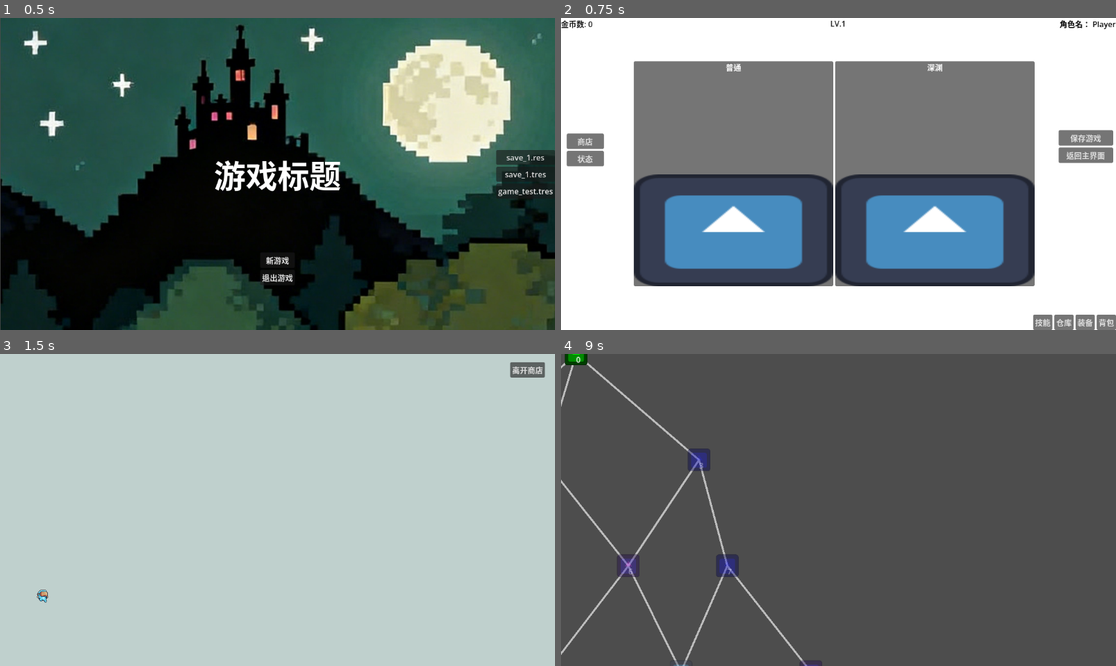
Above: before the commit, frames 1-4 (two rows, left to right).
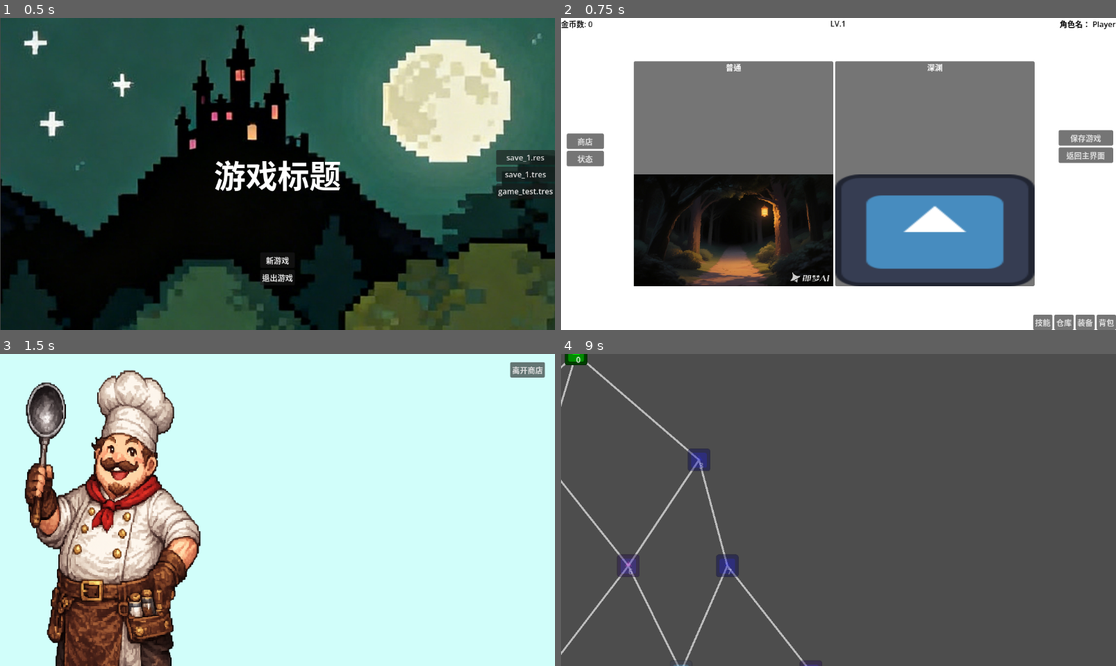
Above: after the commit, the same moments.

Repository: Brandon-Tanyiwu/godot_game_main_menue_shell
Game: Godot game, scene res://scenes/main_menu/main_menu.tscn
The game is run twice, just before and just after one commit, with the same random seed, the same clock (stepped at 60 frames per second) and the same inputs. The engine's default icon, where the game draws it, is replaced by a stand-in: a white triangle on a blue panel in a dark square.
Inputs (mouse positions are in pixels of both pictures, inside the frame that each line leads up to):
- Up to frame 1 (0.5 s): no input
- Up to frame 2 (0.75 s): click "新游戏" at 0.5 s
- Up to frame 3 (1.5 s): click "商店" at 1.25 s
- Up to frame 4 (9 s): click "离开商店" at 2 s; click "状态" at 2.75 s; click "保存游戏" at 3.5 s; click "返回主界面" at 4.25 s; click "新游戏" at 5 s; click "背包" at 5.75 s; click "装备" at 6.5 s; click "仓库" at 7.25 s; click "技能" at 8 s; click (733, 510) at 8.75 s

Frame 1 is identical in both runs. In frame 2, 13% of the frame differs, in the area x 13-50%, y 50-86%; in frame 3, 100%, in the area x 0-100%, y 0-100%; in frame 4, nothing differs.

Commit message:
bag

Diff:
--- a/project.godot
+++ b/project.godot
@@ -23,6 +23,7 @@
 TooltipManager="*uid://dbnqxbofvlcpj"
 GameDataManager="*uid://cqmje3qpgpa2w"
 ShopRefreshManager="*uid://x8nlcyqwo63i"
+SignalManager="*uid://d2ilvgvcrloaw"
 
 [editor]
 
--- /dev/null
+++ b/scenes/bag&inventory/bag.tscn
@@ -0,0 +1,28 @@
+[gd_scene format=3 uid="uid://bwfm2on8hl56t"]
+
+[ext_resource type="PackedScene" uid="uid://bflvhxf1ialjn" path="res://scenes/comment/inventory_system.tscn" id="1_e0604"]
+[ext_resource type="Script" uid="uid://bpwpk2xftnfad" path="res://script/bag/bag.gd" id="1_usfjo"]
+
+[node name="BagPanel" type="PanelContainer" unique_id=868357099]
+anchors_preset = 15
+anchor_right = 1.0
+anchor_bottom = 1.0
+grow_horizontal = 2
+grow_vertical = 2
+script = ExtResource("1_usfjo")
+
+[node name="HBoxContainer" type="HBoxContainer" parent="." unique_id=1226537962]
+layout_mode = 2
+size_flags_horizontal = 8
+size_flags_vertical = 0
+alignment = 2
+
+[node name="CloseButton" type="Button" parent="HBoxContainer" unique_id=1268128111]
+layout_mode = 2
+size_flags_horizontal = 8
+text = "关闭背包"
+
+[node name="InventorySystem" parent="." unique_id=1107845013 instance=ExtResource("1_e0604")]
+layout_mode = 2
+
+[editable path="InventorySystem"]
--- a/scenes/comment/inventory_system.tscn
+++ b/scenes/comment/inventory_system.tscn
@@ -1,7 +1,6 @@
 [gd_scene format=3 uid="uid://bflvhxf1ialjn"]
 
 [ext_resource type="Script" uid="uid://c0afqms2u0kel" path="res://script/comment/inventory_system.gd" id="1_0gvdo"]
-[ext_resource type="PackedScene" uid="uid://btngdqbqcrfrx" path="res://scenes/comment/item_tooltip.tscn" id="2_1hpkn"]
 [ext_resource type="PackedScene" uid="uid://cb1lgvas4bb1y" path="res://scenes/comment/item_slot.tscn" id="2_62qxa"]
 
 [node name="InventorySystem" type="Control" unique_id=1107845013]
@@ -35,11 +34,6 @@
 layout_direction = 4
 layout_mode = 2
 size_flags_horizontal = 3
-columns = 8
+columns = 4
 script = ExtResource("1_0gvdo")
 slot_scene = ExtResource("2_62qxa")
-
-[node name="ItemTooltip" parent="HBoxContainer" unique_id=316137870 instance=ExtResource("2_1hpkn")]
-custom_minimum_size = Vector2(6, 6)
-layout_mode = 2
-size_flags_vertical = 4
--- a/scenes/comment/item_slot.tscn
+++ b/scenes/comment/item_slot.tscn
@@ -68,3 +68,5 @@
 
 [node name="ItemTooltip" parent="." unique_id=316137870 instance=ExtResource("2_u1apg")]
 layout_mode = 2
+size_flags_horizontal = 0
+size_flags_vertical = 0
--- a/scenes/hub/HubScene.tscn
+++ b/scenes/hub/HubScene.tscn
@@ -1,6 +1,7 @@
 [gd_scene format=3 uid="uid://dex48i882qqnu"]
 
 [ext_resource type="Script" uid="uid://t2ghoukajnxs" path="res://script/main/hub_scen.gd" id="1_r21yw"]
+[ext_resource type="Texture2D" uid="uid://dd6eugqligwrq" path="res://resource/ui/forest_pass.png" id="2_hoyx8"]
 [ext_resource type="Texture2D" uid="uid://cpt6tm3tmvvh5" path="res://icon.svg" id="2_u8kby"]
 
 [sub_resource type="CanvasTexture" id="CanvasTexture_u8kby"]
@@ -14,8 +15,10 @@
 grow_vertical = 2
 script = ExtResource("1_r21yw")
 
-[node name="Sprite2D" type="Sprite2D" parent="." unique_id=295418887]
-position = Vector2(573.50006, 311.49997)
+[node name="Sprite2D" type="TextureRect" parent="." unique_id=1706825578]
+layout_mode = 1
+offset_right = 1.0
+offset_bottom = 1.0
 scale = Vector2(1194.9999, 691)
 texture = SubResource("CanvasTexture_u8kby")
 
@@ -143,7 +146,8 @@
 layout_mode = 2
 size_flags_vertical = 3
 mouse_filter = 2
-texture = ExtResource("2_u8kby")
+texture = ExtResource("2_hoyx8")
+expand_mode = 1
 
 [node name="Game2" type="Button" parent="MapIcon" unique_id=194018266]
 layout_mode = 2
--- a/scenes/shop/shop_ui.tscn
+++ b/scenes/shop/shop_ui.tscn
@@ -15,14 +15,18 @@
 
 [node name="CenterContainer" type="CenterContainer" parent="." unique_id=1826171060]
 layout_mode = 1
-anchors_preset = 15
+anchors_preset = 11
+anchor_left = 1.0
 anchor_right = 1.0
 anchor_bottom = 1.0
-grow_horizontal = 2
+offset_left = -800.0
+offset_top = 151.0
+offset_bottom = 3.0
+grow_horizontal = 0
 grow_vertical = 2
 
 [node name="PanelContainer" type="PanelContainer" parent="CenterContainer" unique_id=1659860572]
-custom_minimum_size = Vector2(1150, 600)
+custom_minimum_size = Vector2(800, 500)
 layout_mode = 2
 
 [node name="MarginContainer" type="MarginContainer" parent="CenterContainer/PanelContainer" unique_id=1088750090]
--- a/scenes/shop/shop_world.tscn
+++ b/scenes/shop/shop_world.tscn
@@ -5,7 +5,7 @@
 [ext_resource type="PackedScene" uid="uid://ce24y2al5dtk4" path="res://scenes/shop/shop_ui.tscn" id="5_0fepw"]
 
 [sub_resource type="RectangleShape2D" id="RectangleShape2D_n3cd6"]
-size = Vector2(176, 136)
+size = Vector2(420, 641)
 
 [node name="ShopWorld" type="Node2D" unique_id=1028746024]
 script = ExtResource("1_yk4k3")
@@ -13,20 +13,33 @@
 [node name="Area2D" type="Area2D" parent="." unique_id=509658468]
 
 [node name="CollisionShape2D" type="CollisionShape2D" parent="Area2D" unique_id=893624799]
-position = Vector2(116, 533)
+position = Vector2(214, 325.5)
 shape = SubResource("RectangleShape2D_n3cd6")
 debug_color = Color(0.8479427, 0.18043917, 0.8059313, 0.41960785)
 
-[node name="Wall" type="Sprite2D" parent="." unique_id=933880761]
-position = Vector2(-16, -22)
+[node name="Wall" type="TextureRect" parent="." unique_id=1448567961]
+offset_left = -16.0
+offset_top = -22.0
+offset_right = -16.0
+offset_bottom = -22.0
 scale = Vector2(76, 727)
 
-[node name="BackGround" type="Sprite2D" parent="." unique_id=992693460]
-position = Vector2(584.75, 333.25)
+[node name="BackGround" type="TextureRect" parent="." unique_id=177224122]
+anchors_preset = 15
+anchor_right = 1.0
+anchor_bottom = 1.0
+grow_horizontal = 2
+grow_vertical = 2
 scale = Vector2(1166.5, 667.5)
+size_flags_vertical = 4
 
-[node name="ShopKeeper" type="Sprite2D" parent="." unique_id=1128416208]
-position = Vector2(88, 500)
+[node name="ShopKeeper" type="TextureRect" parent="." unique_id=1519477126]
+custom_minimum_size = Vector2(200, 200)
+offset_left = 7.0
+offset_top = 11.0
+offset_right = 478.0
+offset_bottom = 650.0
+expand_mode = 1
 
 [node name="CloseButton" type="Button" parent="." unique_id=1268128111]
 offset_left = 1059.0
--- /dev/null
+++ b/script/bag/bag.gd
@@ -0,0 +1,26 @@
+extends PanelContainer
+@onready var inventory_system: InventorySystem = $InventorySystem/HBoxContainer/ScrollContainer/GridContainer
+
+var bag_data = SaveManager.current_save.bag
+
+
+func _ready() -> void:
+	load_bag()
+	SignalManager.request_add_item.connect(add_item_auto)
+
+func load_bag() -> void:
+	for i in range(inventory_system.GRID_SIZE):
+		inventory_system.remove_item(i)
+
+	for bag_item_id in bag_data.keys():
+		var bag_item = GameDataManager.items[bag_item_id]
+		var item_num = bag_data[bag_item_id]["item_num"]
+		var item_index = bag_data[bag_item_id]["index"]
+		inventory_system.insert_item(item_index,bag_item,item_num)
+
+
+func add_item_auto(item:ItemData,item_num:int,extra:Dictionary):
+	var remaining_amount = item_num
+	var max_limit = item.max_stack
+
+	for i in range()
--- a/script/comment/item_slot.gd
+++ b/script/comment/item_slot.gd
@@ -98,7 +98,7 @@
 		4: return Color.GOLD
 		5: return Color.RED
 	return Color.WHITE
-
+#
 ## 悬浮窗显示（加入非空校验）
 func _on_hover():
 	# ❗ 核心改动：如果格子里没有物品，绝对不要弹窗
--- a/script/managers/ShopRefreshManager.gd
+++ b/script/managers/ShopRefreshManager.gd
@@ -8,19 +8,19 @@
 var shop_list = {
 	"武器商店":{
 		"keeper_name":"翰墨"
-		,"portrait":"res://resource/tileset/hanmer.png"
+		,"portrait":"res://resource/shoop_keeper/rient_shopkeeper.png"
 		,"background":"res://resource/background/orig.png"
 		,"item_type_pool":["equipment","weapon"]
 	}
 	,"药剂商店":{
 		"keeper_name":"莉莉"
-		,"portrait":"res://resource/tileset/lili.png"
+		,"portrait":"res://resource/shoop_keeper/eva_shopkeeper.png"
 		,"background":"res://resource/background/orig.png"
 		,"item_type_pool":["consumable"]
 	}
 	,"食物商店":{
-		"keeper_name":"莉莉"
-		,"portrait":"res://resource/tileset/cofu.png"
+		"keeper_name":"布隆"
+		,"portrait":"res://resource/shoop_keeper/bloom_shopkeeper.png"
 		,"background":"res://resource/background/orig.png"
 		,"item_type_pool":["food"]
 	}
@@ -65,6 +65,7 @@
 	var keeper = ShopKeeperData.new()
 	keeper.keeper_name = template["keeper_name"]
 	keeper.portrait = load(template["portrait"])
+
 	keeper.background =load(template["background"])
 	new_shop.shopkeeper=keeper
 
--- /dev/null
+++ b/script/managers/SignalManager.gd
@@ -0,0 +1,5 @@
+extends Node
+#通知背包增加物品
+signal request_add_item(item:ItemData,amount:int,extra:Dictionary)
+#通知物品丢弃
+signal item_overflowed(item:ItemData,amount:int,extra:Dictionary)
--- a/script/resources/SaveData.gd
+++ b/script/resources/SaveData.gd
@@ -10,7 +10,9 @@
 @export var hp:int = 100
 @export var attack:int = 10
 
-@export var inventory:Array = []
+@export var inventory:Dictionary = {}
+
+@export var bag:Dictionary = {}
 
 @export var equipped_items = []
 
Not shown, changed: config/icon/icon_match.csv.import
Binary file changed: config/icon/icon_match.x.translation
Binary file changed: config/icon/icon_match.y.translation
Binary file changed: config/item/item_data.item.translation
Binary file added: resource/shoop_keeper/bloom_shopkeeper.png
Not shown, added: resource/shoop_keeper/bloom_shopkeeper.png.import
Binary file added: resource/shoop_keeper/eva_shopkeeper.png
Not shown, added: resource/shoop_keeper/eva_shopkeeper.png.import
Binary file added: resource/shoop_keeper/rient_shopkeeper.png
Not shown, added: resource/shoop_keeper/rient_shopkeeper.png.import
Binary file added: resource/ui/forest_pass.png
Not shown, added: resource/ui/forest_pass.png.import
(and 2 more such lines)
